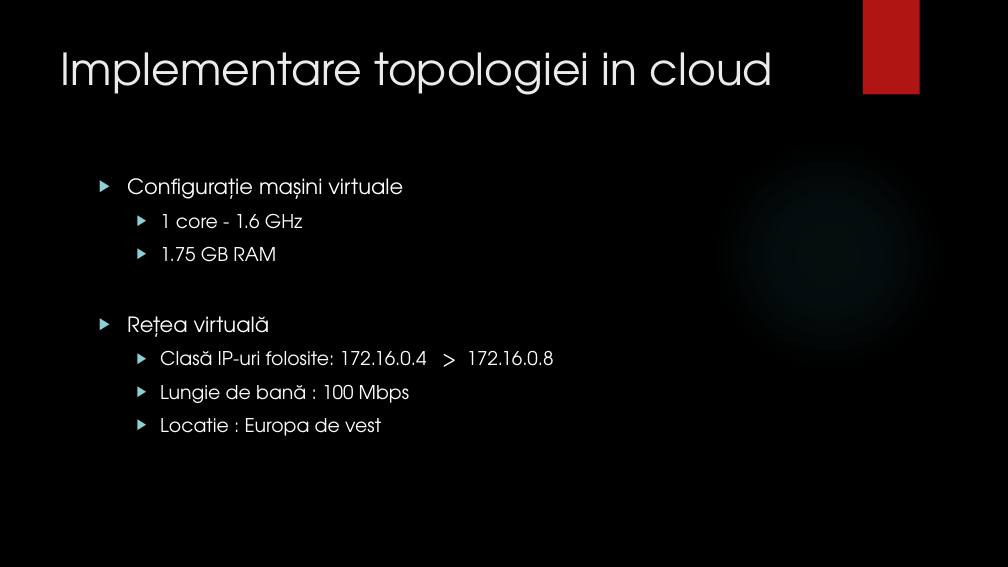
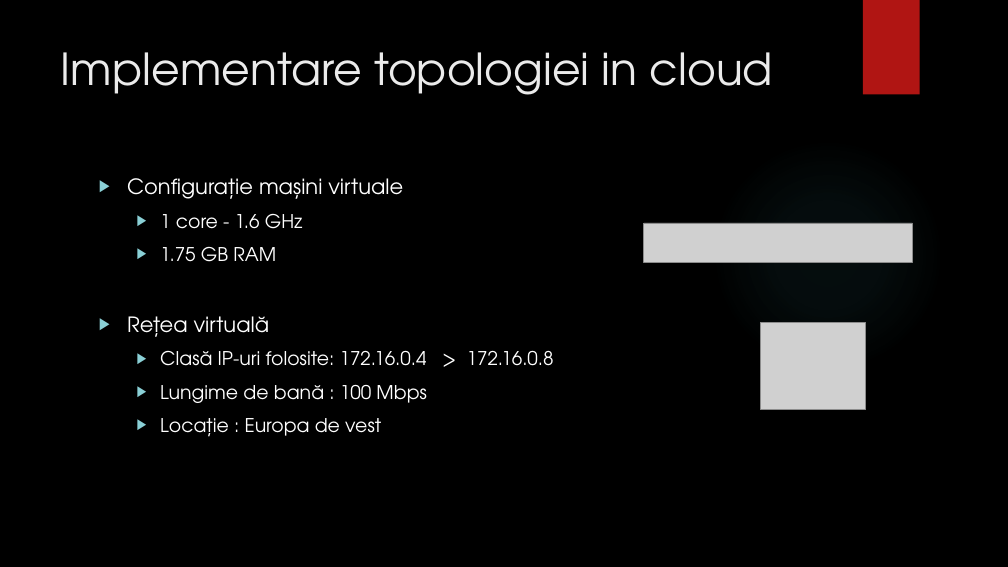
Before and after one commit to bogdanmatra/stoma, a slide deck: slide 16 of documentation/Prezentare_Licenta_Matragociu_Bogdan.pptx (slide 15 before the commit). Drawn at 1008x567 pixels with LibreOffice and Linux fonts; fonts in the diff are those of the drawing; grey boxes stand for pictures; background and template pictures are left out. Boxes give left, top, right and bottom in pixels: in the first picture for what was removed or moved away, otherwise in the second. Text is boxed around its words. In the diff, an @@ line names an element or a change of style, - is before the commit and + after.

Commit message:
Updated presentation

```diff
--- a/documentation/Prezentare_Licenta_Matragociu_Bogdan.pptx
+++ b/documentation/Prezentare_Licenta_Matragociu_Bogdan.pptx
@@ picture added at (644, 223, 913, 262) @@
@@ picture added at (761, 323, 866, 410) @@
@@ text at (160, 384, 426, 437): text changed @@
-  ▶ Lungie de bană : 100 Mbps
-  ▶ Locatie : Europa de vest
+  ▶ Lungime de bană : 100 Mbps
+  ▶ Locație : Europa de vest
```
Also in this commit, not shown: 6 other slides changed, 2 slides added, 1 slide removed.
